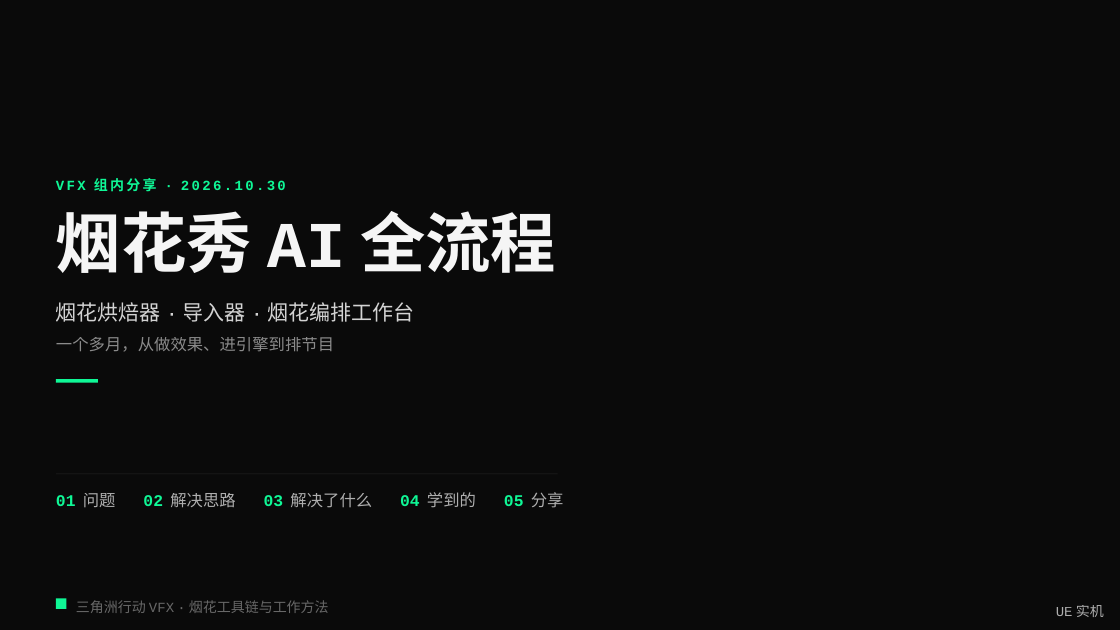
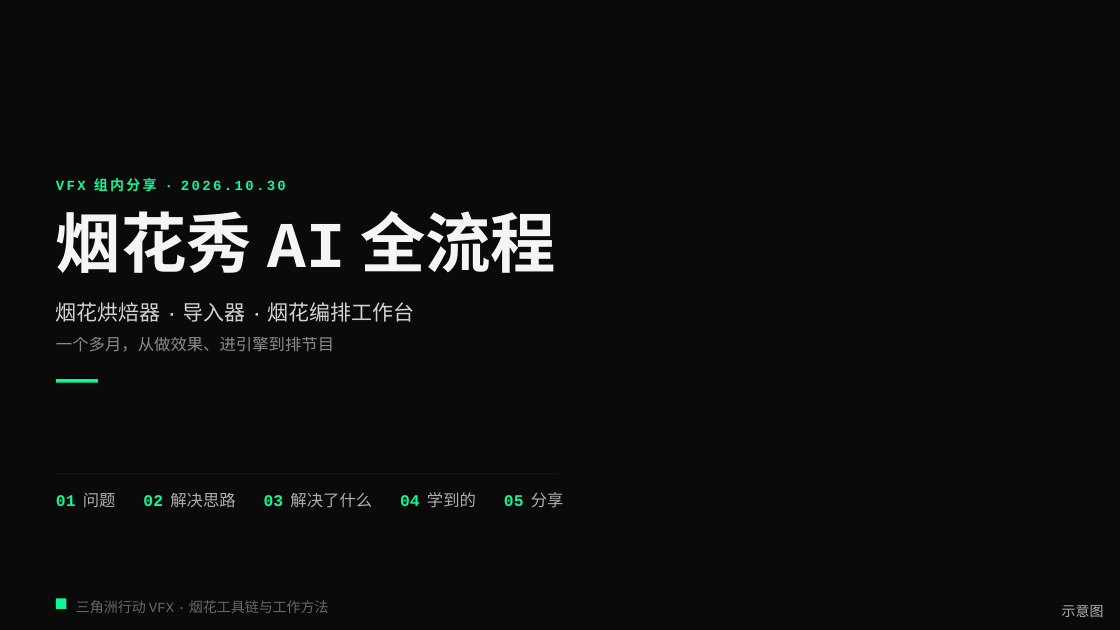
Before and after one commit to loccmaiii-lang/FireWorksLab, a slide deck: slide 1 of 协作/提示词/分享PPT交接_2026-10-29/交付/烟花秀AI全流程_组内分享.pptx. Drawn at 1120x630 pixels with LibreOffice and Linux fonts; fonts in the diff are those of the drawing; background and template pictures are left out. Boxes give left, top, right and bottom in pixels: in the first picture for what was removed or moved away, otherwise in the second. Text is boxed around its words. In the diff, an @@ line names an element or a change of style, - is before the commit and + after.

```diff
--- a/协作/提示词/分享PPT交接_2026-10-29/交付/烟花秀AI全流程_组内分享.pptx
+++ b/协作/提示词/分享PPT交接_2026-10-29/交付/烟花秀AI全流程_组内分享.pptx
@@ rectangle: place and size @@
-rectangle at (1047,600,1113,623)
+rectangle at (1053,600,1113,623)
@@ text at (1062,605,1104,617): text changed @@
-UE 实机
+示意图
```
Also in this commit, not shown: 1 other slide changed, 5 other files.
